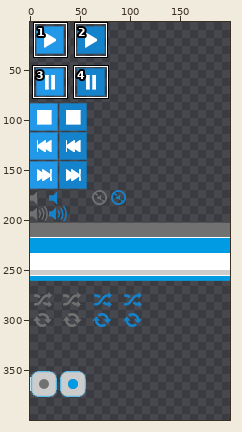
Sprite sheet, stored at jplayer/skin/foundation/image/jplayer.blue.monday.png. Above: a wide view before the commit, with the close-up outlined.
Close-up. The starting point:
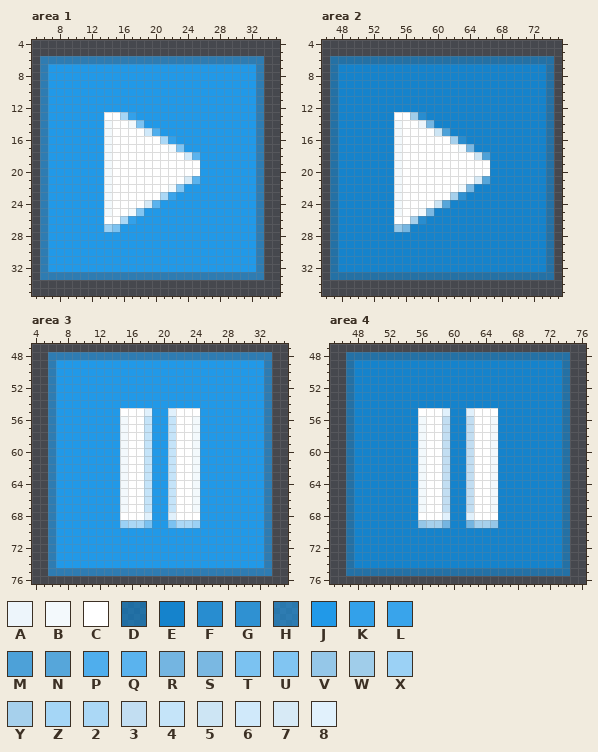
The file is 200x400 pixels. Pixels under 10% opacity are left out. Colours within 5 levels of each other are drawn and written as one. Shown: area 1: x 5..35, y 4..35; area 2: x 46..75, y 4..35; area 3: x 4..35, y 47..76; area 4: x 45..76, y 47..76. The wide view leaves out empty margins. The commit also changed other parts of the picture, which this record leaves out.
Palette (. is transparent): A #edf5fb  B #f3f9fc  C #ffffff  D #1583ccb1  E #1583cc  F #288dd0  G #2f91d2  H #2199e8a5  J #2199e8  K #33a1ea  L #39a4eb  M #4da1d8  N #56a6da  P #4faeed  Q #5ab3ee  R #74b5e1  S #7ab8e2  T #7bc2f1  U #81c5f2  V #95c7e8  W #a0cdea  X #9bd1f5  Y #a6d0ec  Z #a5d6f6  2 #abd8f6  3 #c2def2  4 #c5e4f9  5 #cde5f4  6 #d0e9fa  7 #d7eaf6  8 #e1f1fc
Pixels before, area 1, first column x 6:
 6 HHHHHHHHHHHHHHHHHHHHHHHHHHHH
 7 HJJJJJJJJJJJJJJJJJJJJJJJJJJH
 8 HJJJJJJJJJJJJJJJJJJJJJJJJJJH
 9 HJJJJJJJJJJJJJJJJJJJJJJJJJJH
10 HJJJJJJJJJJJJJJJJJJJJJJJJJJH
11 HJJJJJJJJJJJJJJJJJJJJJJJJJJH
12 HJJJJJJJJJJJJJJJJJJJJJJJJJJH
13 HJJJJJJJCCZKJJJJJJJJJJJJJJJH
14 HJJJJJJJBCCBTJJJJJJJJJJJJJJH
15 HJJJJJJJBCCCC6PJJJJJJJJJJJJH
16 HJJJJJJJBCCCCCC2KJJJJJJJJJJH
17 HJJJJJJJBCCCCCCCBUJJJJJJJJJH
18 HJJJJJJJBCCCCCCCCC6QJJJJJJJH
19 HJJJJJJJBCCCCCCCCCCCJJJJJJJH
20 HJJJJJJJBCCCCCCCCCCCJJJJJJJH
21 HJJJJJJJBCCCCCCCCC7QJJJJJJJH
22 HJJJJJJJBCCCCCCCBUJJJJJJJJJH
23 HJJJJJJJBCCCCCC2LJJJJJJJJJJH
24 HJJJJJJJBCCCC7QJJJJJJJJJJJJH
25 HJJJJJJJBCCBUJJJJJJJJJJJJJJH
26 HJJJJJJJCC2KJJJJJJJJJJJJJJJH
27 HJJJJJJJXTJJJJJJJJJJJJJJJJJH
28 HJJJJJJJJJJJJJJJJJJJJJJJJJJH
29 HJJJJJJJJJJJJJJJJJJJJJJJJJJH
30 HJJJJJJJJJJJJJJJJJJJJJJJJJJH
31 HJJJJJJJJJJJJJJJJJJJJJJJJJJH
32 HJJJJJJJJJJJJJJJJJJJJJJJJJJH
33 HHHHHHHHHHHHHHHHHHHHHHHHHHHH
Pixels before, area 2, first column x 47:
 6 DDDDDDDDDDDDDDDDDDDDDDDDDDDD
 7 DEEEEEEEEEEEEEEEEEEEEEEEEEED
 8 DEEEEEEEEEEEEEEEEEEEEEEEEEED
 9 DEEEEEEEEEEEEEEEEEEEEEEEEEED
10 DEEEEEEEEEEEEEEEEEEEEEEEEEED
11 DEEEEEEEEEEEEEEEEEEEEEEEEEED
12 DEEEEEEEEEEEEEEEEEEEEEEEEEED
13 DEEEEEEECCWFEEEEEEEEEEEEEEED
14 DEEEEEEEBCCAREEEEEEEEEEEEEED
15 DEEEEEEEBCCCC5MEEEEEEEEEEEED
16 DEEEEEEEBCCCCCCYFEEEEEEEEEED
17 DEEEEEEEBCCCCCCCBSEEEEEEEEED
18 DEEEEEEEBCCCCCCCCC5MEEEEEEED
19 DEEEEEEEBCCCCCCCCCCCEEEEEEED
20 DEEEEEEEBCCCCCCCCCCCEEEEEEED
21 DEEEEEEEBCCCCCCCCC7NEEEEEEED
22 DEEEEEEEBCCCCCCCBSEEEEEEEEED
23 DEEEEEEEBCCCCCCYGEEEEEEEEEED
24 DEEEEEEEBCCCC5NEEEEEEEEEEEED
25 DEEEEEEEBCCBSEEEEEEEEEEEEEED
26 DEEEEEEECCYFEEEEEEEEEEEEEEED
27 DEEEEEEEVREEEEEEEEEEEEEEEEED
28 DEEEEEEEEEEEEEEEEEEEEEEEEEED
29 DEEEEEEEEEEEEEEEEEEEEEEEEEED
30 DEEEEEEEEEEEEEEEEEEEEEEEEEED
31 DEEEEEEEEEEEEEEEEEEEEEEEEEED
32 DEEEEEEEEEEEEEEEEEEEEEEEEEED
33 DDDDDDDDDDDDDDDDDDDDDDDDDDDD
Pixels before, area 3, first column x 6:
48 HHHHHHHHHHHHHHHHHHHHHHHHHHHH
49 HJJJJJJJJJJJJJJJJJJJJJJJJJJH
50 HJJJJJJJJJJJJJJJJJJJJJJJJJJH
51 HJJJJJJJJJJJJJJJJJJJJJJJJJJH
52 HJJJJJJJJJJJJJJJJJJJJJJJJJJH
53 HJJJJJJJJJJJJJJJJJJJJJJJJJJH
54 HJJJJJJJJJJJJJJJJJJJJJJJJJJH
55 HJJJJJJJJCCC8JJ8CCCJJJJJJJJH
56 HJJJJJJJJBCC4JJ4CCBJJJJJJJJH
57 HJJJJJJJJBCC4JJ4CCBJJJJJJJJH
58 HJJJJJJJJBCC4JJ4CCBJJJJJJJJH
59 HJJJJJJJJBCC4JJ4CCBJJJJJJJJH
60 HJJJJJJJJBCC4JJ4CCBJJJJJJJJH
61 HJJJJJJJJBCC4JJ4CCBJJJJJJJJH
62 HJJJJJJJJBCC4JJ4CCBJJJJJJJJH
63 HJJJJJJJJBCC4JJ4CCBJJJJJJJJH
64 HJJJJJJJJBCC4JJ4CCBJJJJJJJJH
65 HJJJJJJJJBCC4JJ4CCBJJJJJJJJH
66 HJJJJJJJJBCC4JJ4CCBJJJJJJJJH
67 HJJJJJJJJBCC4JJ4CCBJJJJJJJJH
68 HJJJJJJJJCCC8JJ8CCCJJJJJJJJH
69 HJJJJJJJJX22TJJT22XJJJJJJJJH
70 HJJJJJJJJJJJJJJJJJJJJJJJJJJH
71 HJJJJJJJJJJJJJJJJJJJJJJJJJJH
72 HJJJJJJJJJJJJJJJJJJJJJJJJJJH
73 HJJJJJJJJJJJJJJJJJJJJJJJJJJH
74 HJJJJJJJJJJJJJJJJJJJJJJJJJJH
75 HHHHHHHHHHHHHHHHHHHHHHHHHHHH
Pixels before, area 4, first column x 47:
48 DDDDDDDDDDDDDDDDDDDDDDDDDDDD
49 DEEEEEEEEEEEEEEEEEEEEEEEEEED
50 DEEEEEEEEEEEEEEEEEEEEEEEEEED
51 DEEEEEEEEEEEEEEEEEEEEEEEEEED
52 DEEEEEEEEEEEEEEEEEEEEEEEEEED
53 DEEEEEEEEEEEEEEEEEEEEEEEEEED
54 DEEEEEEEEEEEEEEEEEEEEEEEEEED
55 DEEEEEEEECCC8EE8CCCEEEEEEEED
56 DEEEEEEEEBCC3EE3CCBEEEEEEEED
57 DEEEEEEEEBCC3EE3CCBEEEEEEEED
58 DEEEEEEEEBCC3EE3CCBEEEEEEEED
59 DEEEEEEEEBCC3EE3CCBEEEEEEEED
60 DEEEEEEEEBCC3EE3CCBEEEEEEEED
61 DEEEEEEEEBCC3EE3CCBEEEEEEEED
62 DEEEEEEEEBCC3EE3CCBEEEEEEEED
63 DEEEEEEEEBCC3EE3CCBEEEEEEEED
64 DEEEEEEEEBCC3EE3CCBEEEEEEEED
65 DEEEEEEEEBCC3EE3CCBEEEEEEEED
66 DEEEEEEEEBCC3EE3CCBEEEEEEEED
67 DEEEEEEEEBCC3EE3CCBEEEEEEEED
68 DEEEEEEEECCC8EE8CCCEEEEEEEED
69 DEEEEEEEEVYYREERYYVEEEEEEEED
70 DEEEEEEEEEEEEEEEEEEEEEEEEEED
71 DEEEEEEEEEEEEEEEEEEEEEEEEEED
72 DEEEEEEEEEEEEEEEEEEEEEEEEEED
73 DEEEEEEEEEEEEEEEEEEEEEEEEEED
74 DEEEEEEEEEEEEEEEEEEEEEEEEEED
75 DDDDDDDDDDDDDDDDDDDDDDDDDDDD
New version:
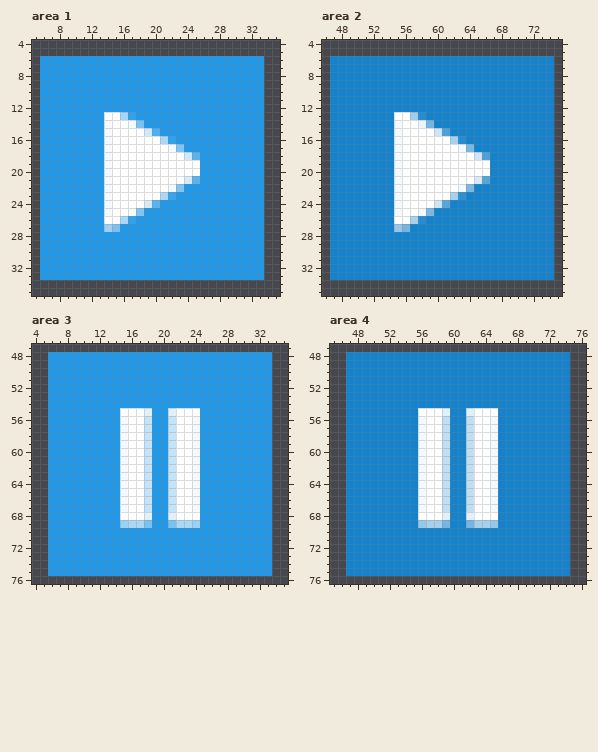
The edit:
Changed rows in their new state; - is an unchanged pixel.
Area 1:
first column x 6:
 6 JJJJJJJJJJJJJJJJJJJJJJJJJJJJ
 7 J--------------------------J
 8 J--------------------------J
 9 J--------------------------J
10 J--------------------------J
11 J--------------------------J
12 J--------------------------J
13 J--------------------------J
14 J--------------------------J
15 J--------------------------J
16 J--------------------------J
17 J--------------------------J
18 J--------------------------J
19 J--------------------------J
20 J--------------------------J
21 J--------------------------J
22 J--------------------------J
23 J--------------------------J
24 J--------------------------J
25 J--------------------------J
26 J--------------------------J
27 J--------------------------J
28 J--------------------------J
29 J--------------------------J
30 J--------------------------J
31 J--------------------------J
32 J--------------------------J
33 JJJJJJJJJJJJJJJJJJJJJJJJJJJJ
Area 2:
first column x 47:
 6 EEEEEEEEEEEEEEEEEEEEEEEEEEEE
 7 E--------------------------E
 8 E--------------------------E
 9 E--------------------------E
10 E--------------------------E
11 E--------------------------E
12 E--------------------------E
13 E--------------------------E
14 E--------------------------E
15 E--------------------------E
16 E--------------------------E
17 E--------------------------E
18 E--------------------------E
19 E--------------------------E
20 E--------------------------E
21 E--------------------------E
22 E--------------------------E
23 E--------------------------E
24 E--------------------------E
25 E--------------------------E
26 E--------------------------E
27 E--------------------------E
28 E--------------------------E
29 E--------------------------E
30 E--------------------------E
31 E--------------------------E
32 E--------------------------E
33 EEEEEEEEEEEEEEEEEEEEEEEEEEEE
Area 3:
first column x 6:
48 JJJJJJJJJJJJJJJJJJJJJJJJJJJJ
49 J--------------------------J
50 J--------------------------J
51 J--------------------------J
52 J--------------------------J
53 J--------------------------J
54 J--------------------------J
55 J--------------------------J
56 J--------------------------J
57 J--------------------------J
58 J--------------------------J
59 J--------------------------J
60 J--------------------------J
61 J--------------------------J
62 J--------------------------J
63 J--------------------------J
64 J--------------------------J
65 J--------------------------J
66 J--------------------------J
67 J--------------------------J
68 J--------------------------J
69 J--------------------------J
70 J--------------------------J
71 J--------------------------J
72 J--------------------------J
73 J--------------------------J
74 J--------------------------J
75 JJJJJJJJJJJJJJJJJJJJJJJJJJJJ
Area 4:
first column x 47:
48 EEEEEEEEEEEEEEEEEEEEEEEEEEEE
49 E--------------------------E
50 E--------------------------E
51 E--------------------------E
52 E--------------------------E
53 E--------------------------E
54 E--------------------------E
55 E--------------------------E
56 E--------------------------E
57 E--------------------------E
58 E--------------------------E
59 E--------------------------E
60 E--------------------------E
61 E--------------------------E
62 E--------------------------E
63 E--------------------------E
64 E--------------------------E
65 E--------------------------E
66 E--------------------------E
67 E--------------------------E
68 E--------------------------E
69 E--------------------------E
70 E--------------------------E
71 E--------------------------E
72 E--------------------------E
73 E--------------------------E
74 E--------------------------E
75 EEEEEEEEEEEEEEEEEEEEEEEEEEEE
Pixel boxes of the changes (left, top, right, bottom) in both close-ups:
changed: (40, 56, 264, 280)
changed: (330, 56, 554, 280)
changed: (48, 352, 272, 576)
changed: (346, 352, 570, 576)
